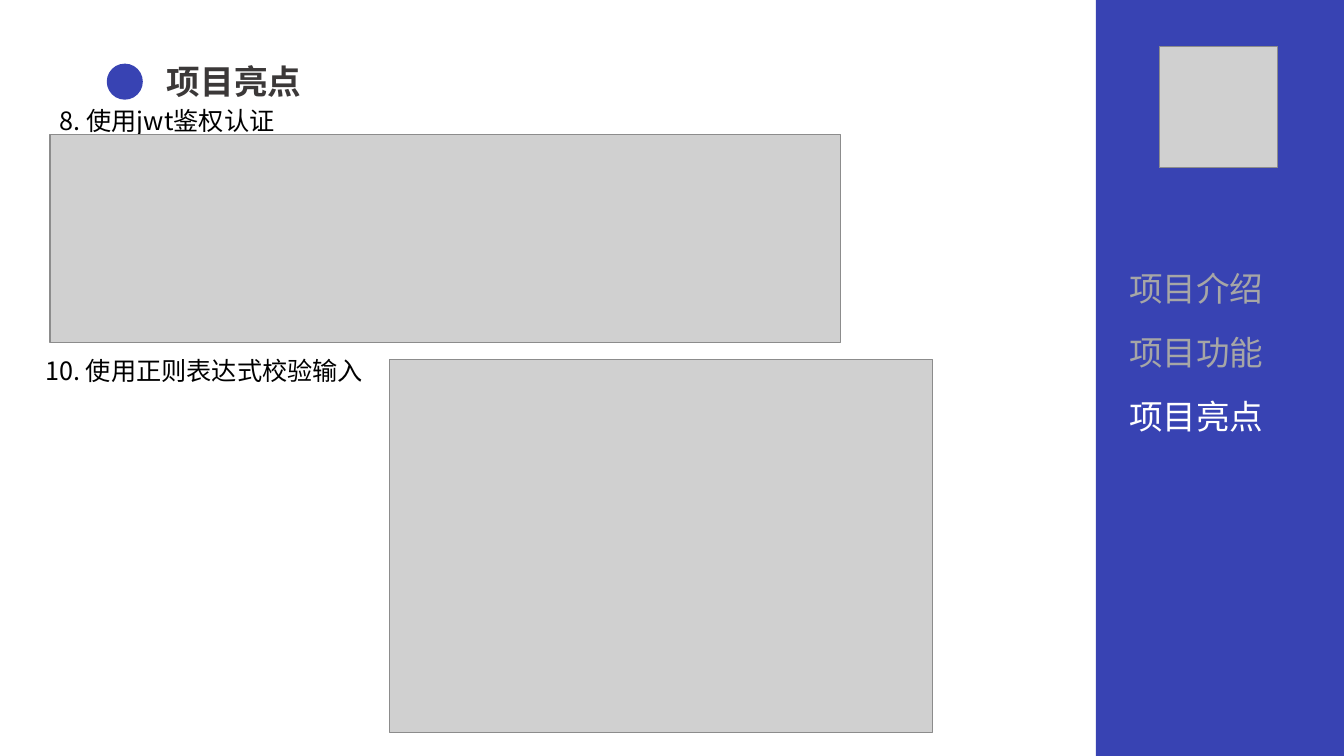
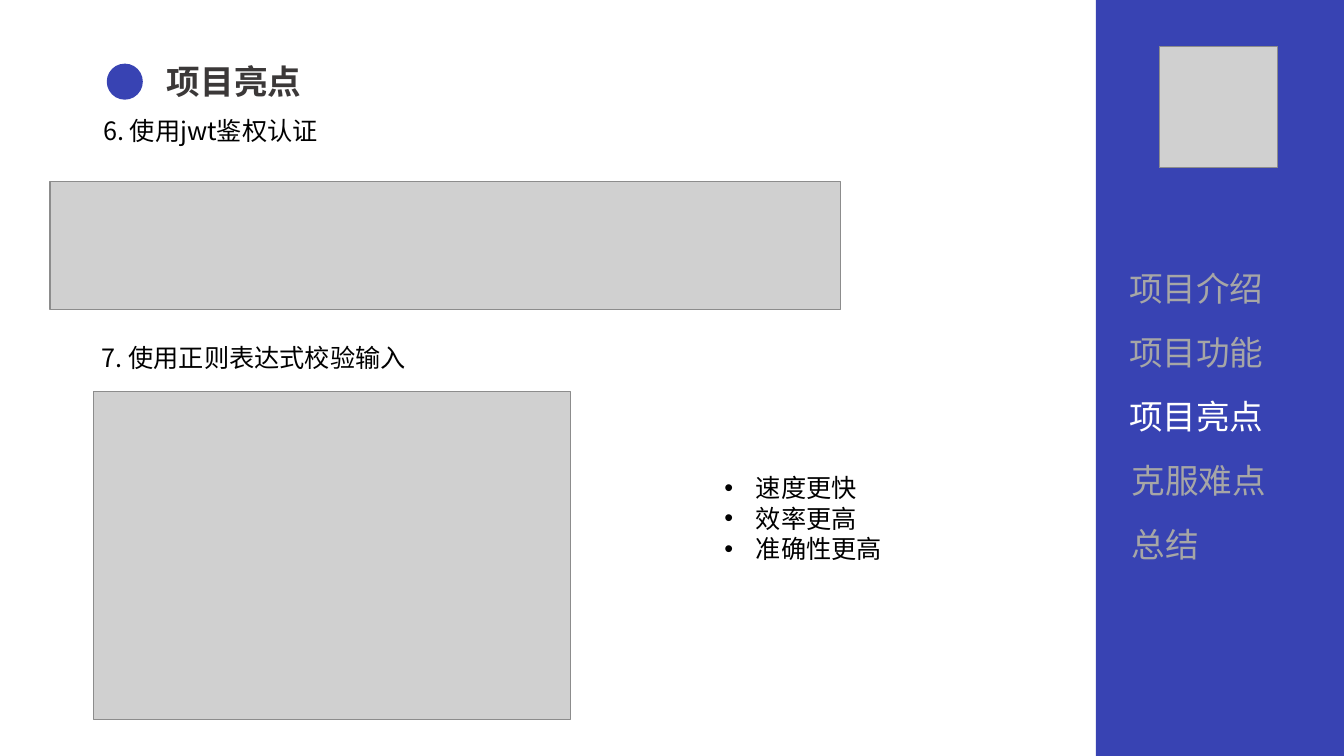
Before and after one commit to lldw05/QGAssessment2023Spring, a slide deck: slide 11 of Final/答辩PPT.pptx (slide 13 before the commit). Drawn at 1344x756 pixels with LibreOffice and Linux fonts; fonts in the diff are those of the drawing; grey boxes stand for pictures. Boxes give left, top, right and bottom in pixels: in the first picture for what was removed or moved away, otherwise in the second. Text is boxed around its words. In the diff, an @@ line names an element or a change of style, - is before the commit and + after.

```diff
--- a/Final/答辩PPT.pptx
+++ b/Final/答辩PPT.pptx
@@ text at <box>103,118,318,146</box>: text changed @@
-8. 使用jwt鉴权认证
+6. 使用jwt鉴权认证
@@ picture: place and size @@
-picture at <box>50,134,841,343</box>
+picture at <box>50,181,841,310</box>
@@ text at <box>102,345,405,369</box>: text changed @@
-10. 使用正则表达式校验输入
+7. 使用正则表达式校验输入
@@ picture: place and size @@
-picture at <box>390,359,934,732</box>
+picture at <box>94,392,571,720</box>
@@ text added at <box>756,475,882,560</box>, 18 pt, text #000000 @@
+• 速度更快
+• 效率更高
+• 准确性更高
@@ text added at <box>1132,465,1266,496</box>, 24 pt, text #A6A6A6 @@
+克服难点
@@ text added at <box>1132,529,1199,560</box>, 24 pt, text #A6A6A6 @@
+总结
```
Also in this commit, not shown: 9 other slides changed, 4 slides added, 3 slides removed, 1 other file.
